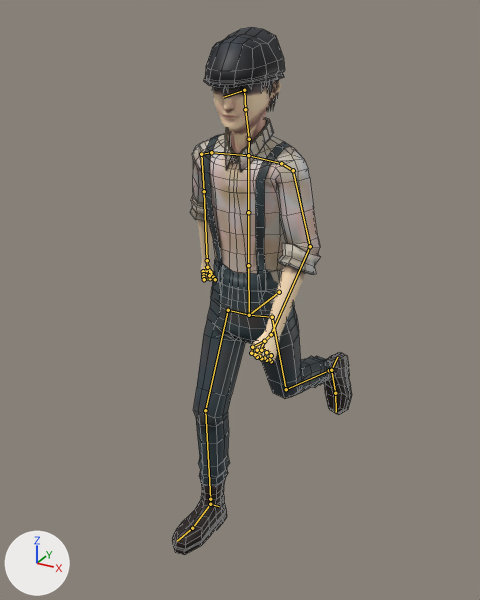
The Blender file Game/Assets/作業台/Player/Player.cloth.bone.blend, before and after one commit.
One viewpoint serves both versions: a camera (50 mm lens) standing at (6.13, -11.61, 11.42) and looking at (-0.33, 0.13, 5.55). Arrows for +X, +Y and +Z are at lower left; the lights stay in place. Both versions are drawn at frame 6 of the action 'walkfast'; the numbers are the values there. The bones that bend it are drawn over the model as lines. Mesh edges are drawn as thin lines on the coarser meshes.

Names of what the first picture shows: 'Cube', 'boots', 'cap', 'pantu', 'syatu'.
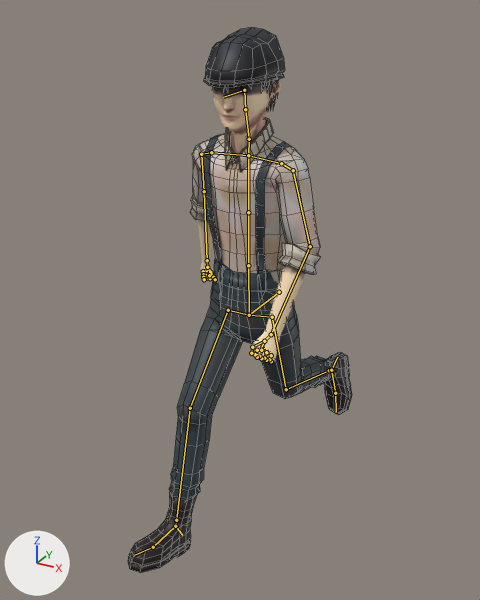
The change, as JSON lines over the scene's bpy script:
```json
{"block": "bone_bone_r_001", "where": "bone_bone_r_001 = bpy.data.objects['Armature'].pose.bones['Bone_R.001']  # child of 'Bone_R'"}
{"op": "set", "path": "bone_bone_r_001.rotation_quaternion", "old": "(0.976, -0.009, 0.081, 0.189)", "new": "(0.933, -0.007, 0.081, 0.343)", "note": "degrees (1, 9, 22) -> degrees (2, 9, 41)"}
```

Pixel boxes (x1, y1, x2, y2) of what changed, in the pictures (480 x 600 px):
```json
{"object": "pantu", "change": "posed", "before": [193, 134, 330, 486], "after": [169, 134, 330, 500], "on screen": "17% wider"}
{"object": "boots", "change": "posed", "before": [172, 353, 352, 555], "after": [128, 353, 352, 573], "on screen": "24% wider, 9% taller"}
{"bone": "Bone_R.001", "before": "(228, 310) to (205, 410)", "after": "(228, 310) to (190, 408)"}
```
